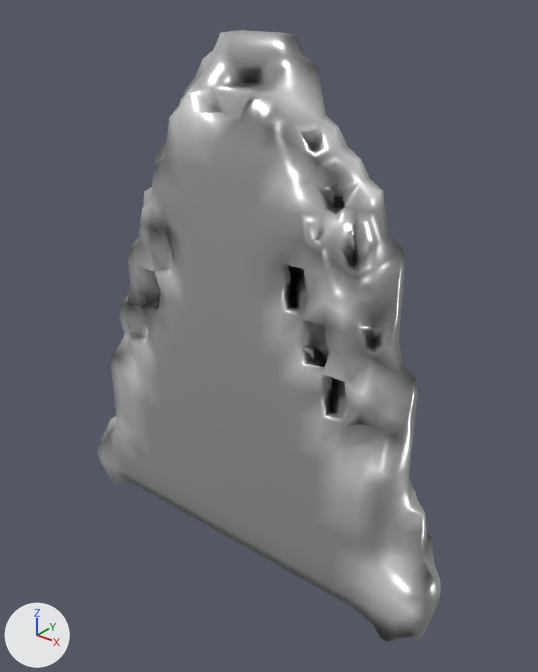
One commit to the glTF model glb/smooth/2001-3000/2225.glb: the scene before it, then after it.
Camera for both pictures: a camera (50 mm lens) standing at (0.949, -1.127, 1.284) and looking at (0.036, 0.014, 0.576). Lighting does not change. The marker at lower left points along +X, +Y and +Z. Vertices at the same position are counted once.

The older version as bpy lines, for what is in view:
```python
me_mesh_0 = bpy.data.meshes.new('Mesh_0')
me_mesh_0.from_pydata(...)  # 1250 vertices, 2594 faces; spans x -0.5..0.5, y -0.1..0.1, z 0.01..1.188
me_mesh_0.materials.append(mat_material_0)
ob_mesh_0 = bpy.data.objects.new('Mesh_0', me_mesh_0)
ob_mesh_0.location = (0.0, 0.0, 0.0)
```
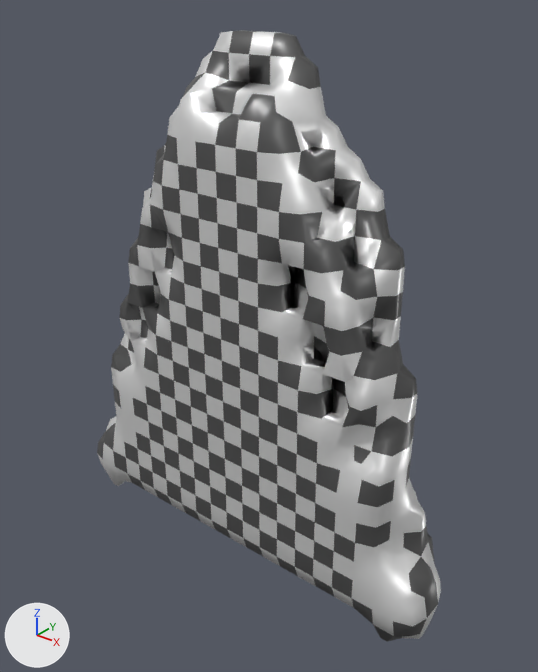
The change, as a diff of the scene's bpy script:
```diff
--- a/glb/smooth/2001-3000/2225.glb.py
+++ b/glb/smooth/2001-3000/2225.glb.py
@@ me_mesh_0 @@
 # used by ob_mesh_0; location = (0.0, 0.0, 0.0)
-me_mesh_0.from_pydata(...)  # 1250 vertices, 2594 faces; spans x -0.5..0.5, y -0.1..0.1, z 0.01..1.188
+me_mesh_0.from_pydata(...)  # 1398 vertices, 2968 faces; spans x -0.5..0.5, y -0.1..0.1, z 0.01..1.188
+# me_mesh_0 part 1
+# 58 faces are deleted
+# 6 vertices are added at (0.05, -0.087, 0.063), (0.05, -0.1, 0.3), (0.1, -0.062, 0.063), (0.1, -0.087, 0.063), (0.15, -0.087, 0.063), (0.15, -0.062, 0.063)
+# 43 new vertices lie (-0.05, 0.0, -0.05) away from vertices in x 0.05..0.3, y -0.1..-0.05, z 0.15..0.95
+# 25 new vertices lie (0.0, 0.0, -0.05) away from vertices in x -0.2..0.15, y -0.1..0.087, z 0.15..0.65
+# 19 new vertices lie (0.0, 0.0, 0.05) away from vertices in x -0.2..0.1, y -0.1..0.087, z 0.1..0.45
+# 18 new vertices lie (0.0, 0.0, 0.05) away from vertices in x -0.15..0.1, y -0.1..0.087, z 0.15..0.5
+# 12 new vertices lie (0.05, 0.0, 0.0) away from vertices in x -0.2..-0.05, y -0.1..-0.05, z 0.063..0.5
+# 10 new vertices lie (0.05, 0.0, 0.0) away from vertices in x -0.15..-0.05, y -0.1..-0.05, z 0.063..0.45
+# 8 new vertices lie (0.05, 0.0, 0.0) away from vertices in x -0.1..-0.05, y -0.1..-0.05, z 0.063..0.4
+# 7 new vertices lie (0.05, 0.0, 0.0) away from vertices in x -0.05..0.0, y -0.1..-0.05, z 0.063..0.4
+# 432 new faces join them
+# me_mesh_0 part 2: 2473 kept faces spanning x -0.5..0.5, y -0.1..0.1, z 0.01..1.188 get new vertex colours
 me_mesh_0.materials.append(mat_material_0)
```

Changed parts and their boxes (x1, y1, x2, y2) in the pictures (538 x 672 px):
part 1 of me_mesh_0, built on
    both: (139, 168, 334, 587)
part 2 of me_mesh_0, recoloured
    both: (97, 30, 441, 640)
